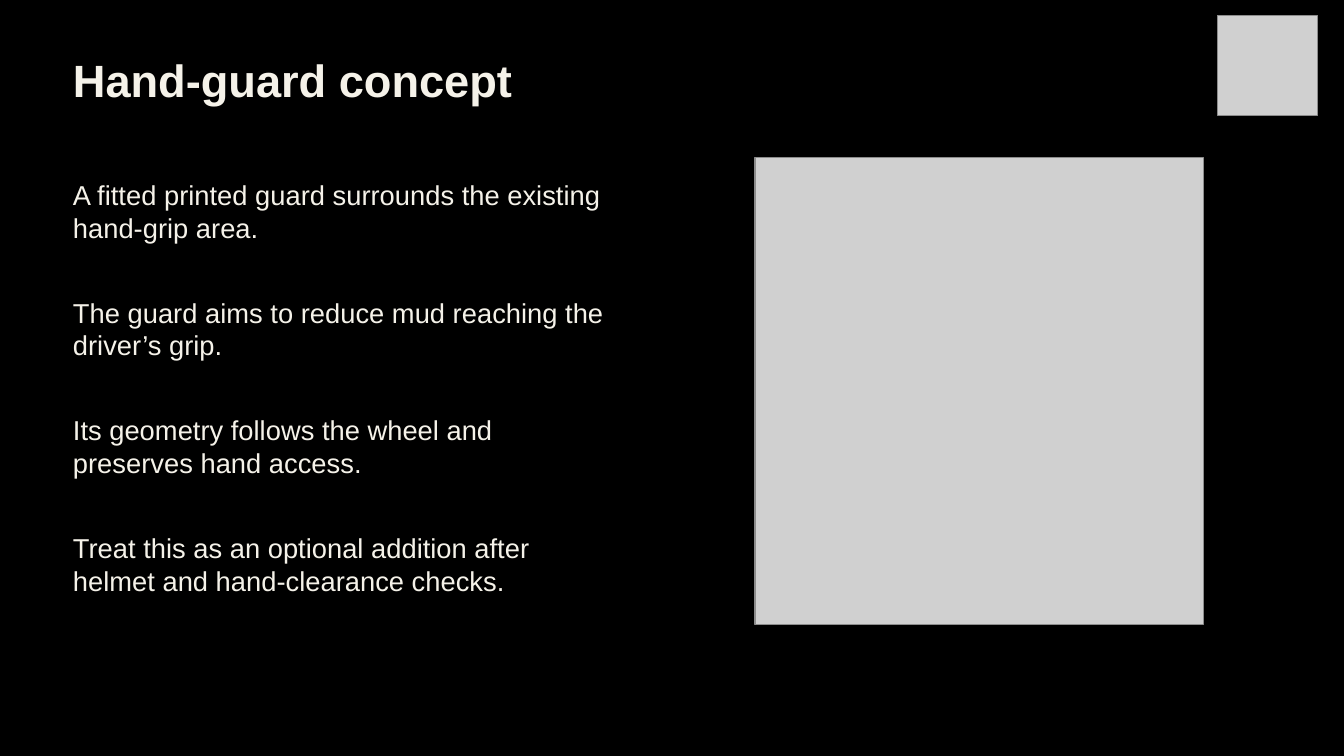
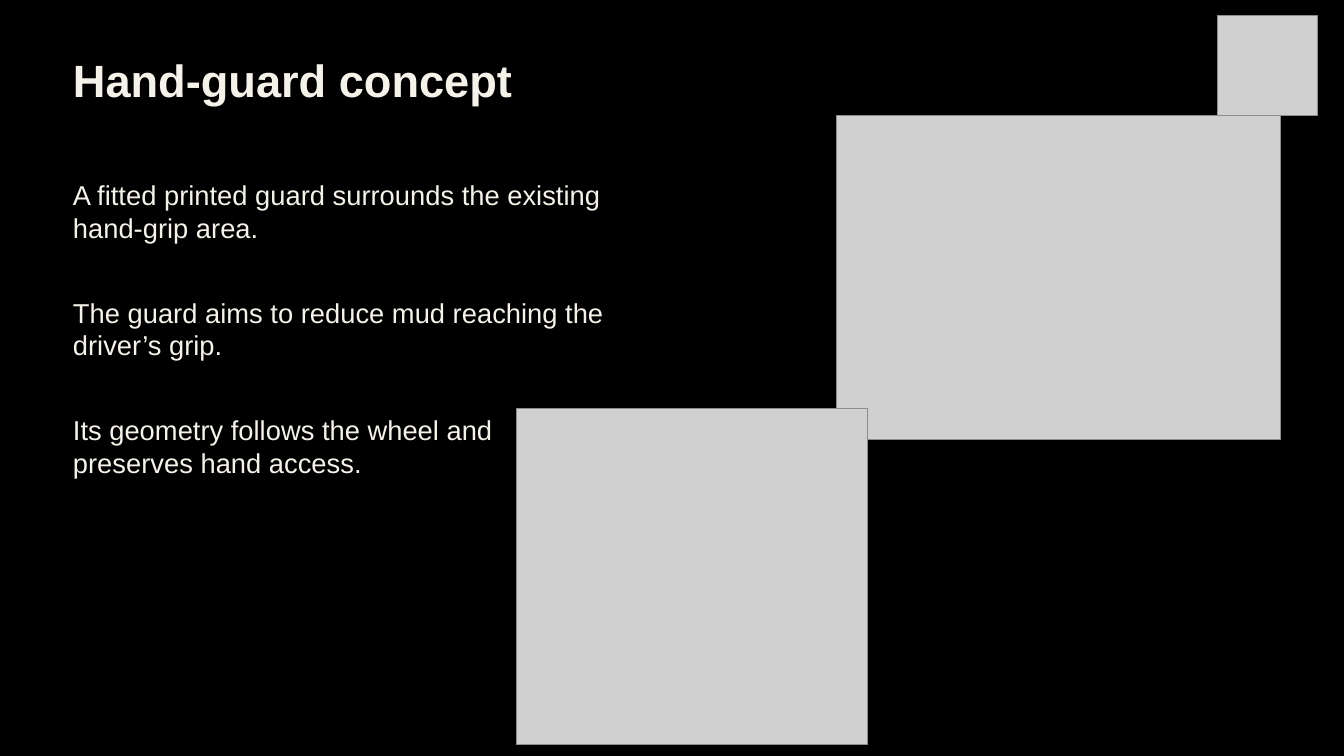
Before and after one commit to Polowater123/Aggie-Baja-Controls-The-A.B.C.-, a slide deck: slide 15 of PDR Draft.pptx. Drawn at 1344x756 pixels with LibreOffice and Linux fonts; fonts in the diff are those of the drawing; grey boxes stand for pictures. Boxes give left, top, right and bottom in pixels: in the first picture for what was removed or moved away, otherwise in the second. Text is boxed around its words. In the diff, an @@ line names an element or a change of style, - is before the commit and + after.

```diff
--- a/PDR Draft.pptx
+++ b/PDR Draft.pptx
@@ picture added at bbox=[837, 116, 1281, 441] @@
@@ picture removed at bbox=[755, 157, 1204, 625] @@
@@ picture added at bbox=[516, 408, 867, 744] @@
@@ text removed at bbox=[73, 538, 529, 592] @@
-Treat this as an optional addition after helmet and hand-clearance checks.
```
Also in this commit, not shown: 6 other slides changed, 2 slides added, 3 slides removed.
